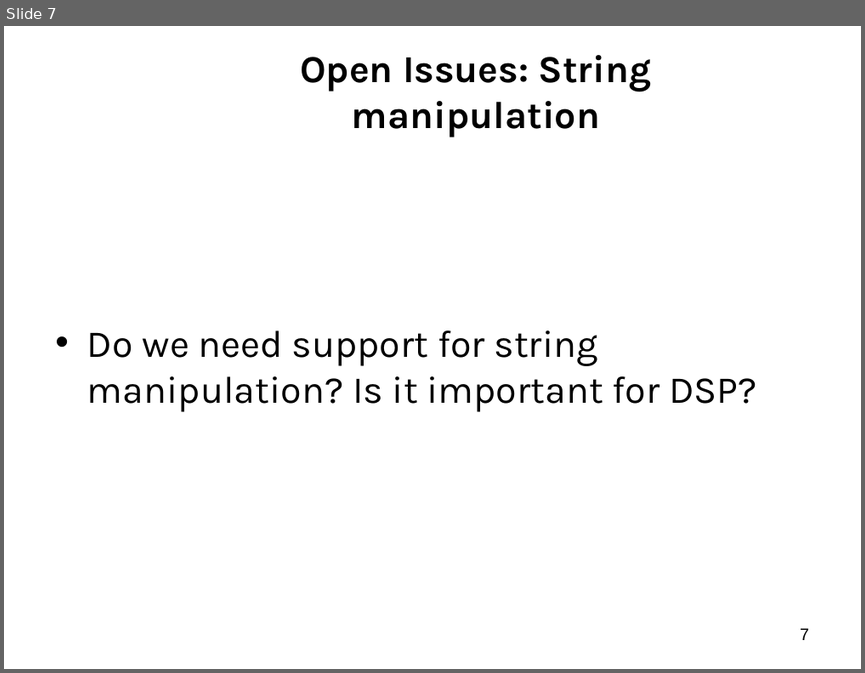
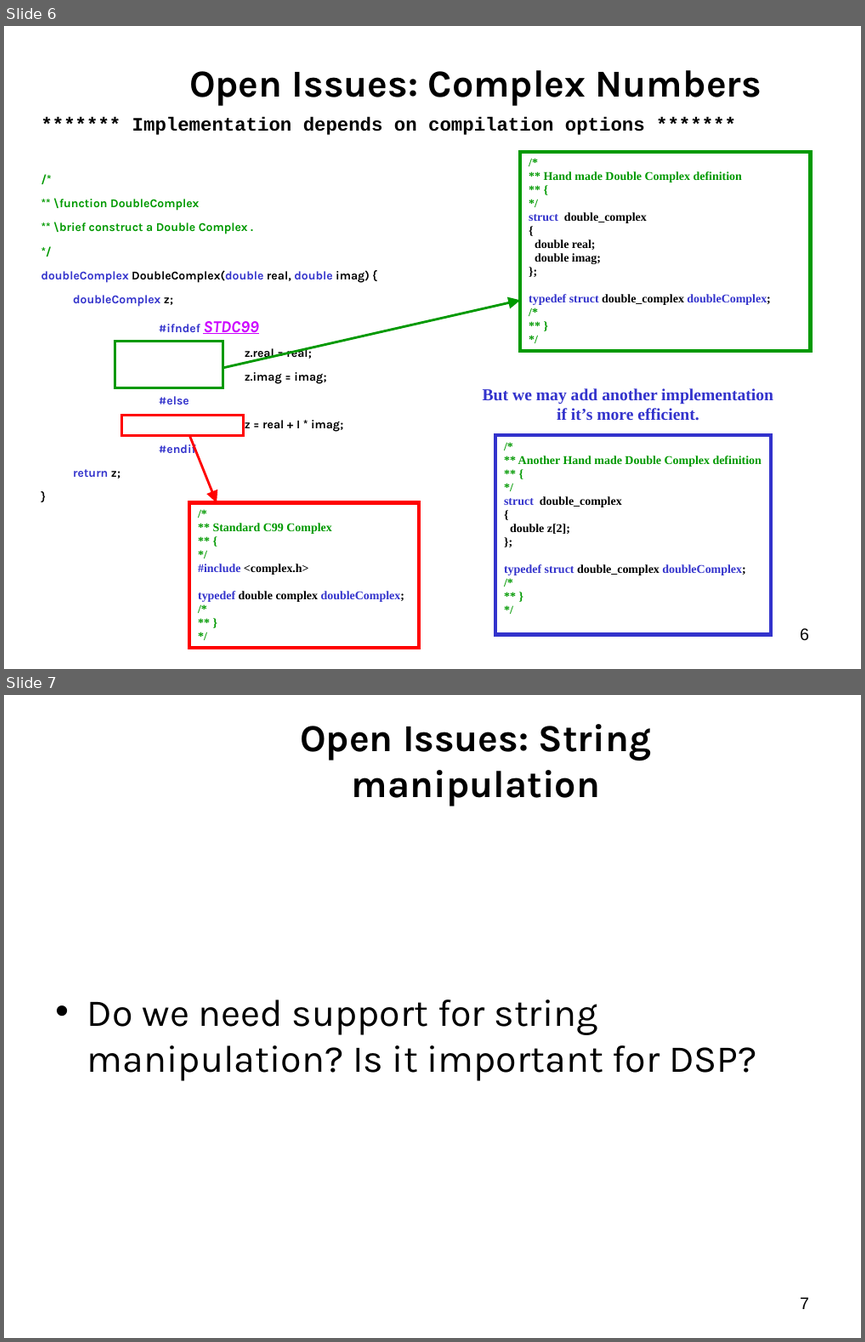
Before and after one commit to scilab/scilab2c, a slide deck: Doc/Presentations/Sci2CRequirements.ppt. Shown one above the other, each under a label of ours: slide 7 before the commit, slides 6 and 7 after it. The pictures are 865x673 and 865x1342 pixels, drawn with LibreOffice and Linux fonts; fonts in the diff are those of the drawing; background and template pictures are left out. Boxes give left, top, right and bottom in pixels: in the first picture for what was removed or moved away, otherwise in the second. Text is boxed around its words. In the diff, an @@ line names an element or a change of style, - is before the commit and + after.

Commit message:
Modifications on Complex implementation

```diff
--- a/Doc/Presentations/Sci2CRequirements.ppt
+++ b/Doc/Presentations/Sci2CRequirements.ppt
@@ slide 6 added at (x1=4, y1=26, x2=861, y2=669), background #FFFFFF; not listed: 1 template element that a slide beside it also shows @@
@@ title added at (x1=189, y1=70, x2=761, y2=106), 32 pt, text #000000, bold @@
+Open Issues: Complex Numbers
@@ text added at (x1=41, y1=117, x2=645, y2=478), 10 pt, text #000000, bold @@
+******* Implementation depends on compilation options *******
+/*
+** \function DoubleComplex
+** \brief construct a Double Complex .
+*/
+doubleComplex DoubleComplex(double real, double imag) {
+doubleComplex z;
+#ifndef STDC99
+z.real = real;
+z.imag = imag;
+#else
+z = real + I * imag;
+#endif
+return z;
+}
@@ rectangle added at (x1=520, y1=152, x2=811, y2=351), outline #009900 3 pt, 10 pt, text #000000, bold @@
+/*
+** Hand made Double Complex definition
+** {
+*/
+struct double_complex
+{
+double real;
+double imag;
+};
+typedef struct double_complex doubleComplex;
+/*
+** }
+*/
@@ arrow added from (223, 368) to (520, 301), #009900 2.01 pt @@
@@ rectangle added at (x1=115, y1=340, x2=223, y2=387), outline #009900 2.01 pt @@
@@ text added at (x1=483, y1=388, x2=773, y2=420), 14 pt, text #3333CC, bold @@
+But we may add another implementation if it’s more efficient.
@@ rectangle added at (x1=122, y1=415, x2=244, y2=436), outline #FF0000 2.01 pt @@
@@ arrow added from (189, 435) to (216, 502), #FF0000 2.01 pt @@
@@ rectangle added at (x1=496, y1=435, x2=771, y2=634), outline #3333CC 3 pt, 10 pt, text #009900, bold @@
+/*
+** Another Hand made Double Complex definition
+** {
+*/
+struct double_complex
+{
+double z[2];
+};
+typedef struct double_complex doubleComplex;
+/*
+** }
+*/
@@ rectangle added at (x1=189, y1=502, x2=419, y2=647), outline #FF0000 3 pt, 10 pt, text #009900, bold @@
+/*
+** Standard C99 Complex
+** {
+*/
+#include <complex.h>
+typedef double complex doubleComplex;
+/*
+** }
+*/
```
Also in this commit, not shown: 6 slides changed, 1 slide removed.
